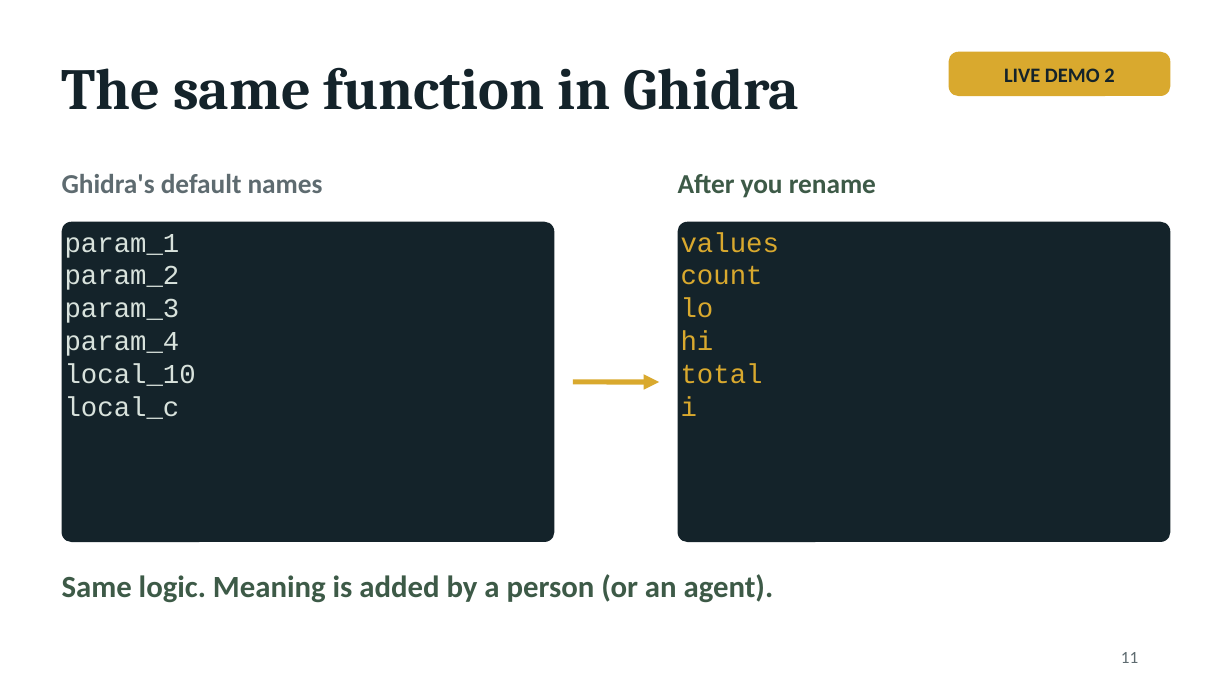
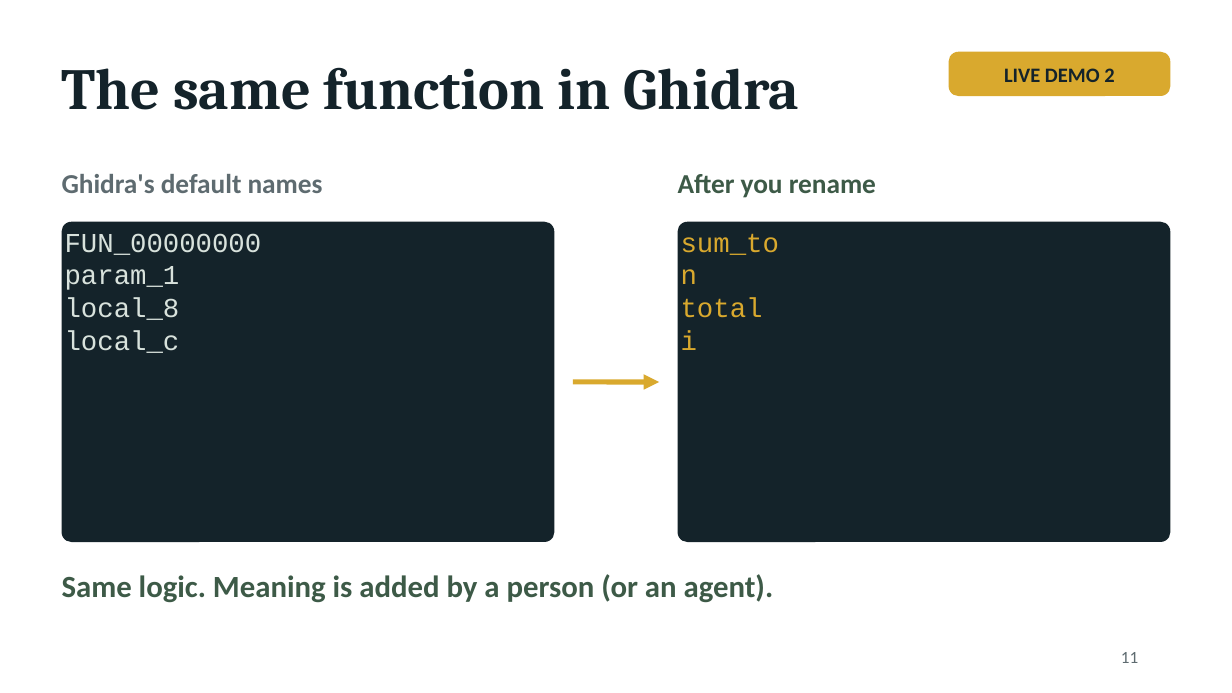
Before and after one commit to kelmer44/tesoro-stuff, a slide deck: slide 11 of prez/tesoro_talk.pptx. Drawn at 1232x693 pixels with LibreOffice and Linux fonts; fonts in the diff are those of the drawing. Boxes give left, top, right and bottom in pixels: in the first picture for what was removed or moved away, otherwise in the second. Text is boxed around its words. In the diff, an @@ line names an element or a change of style, - is before the commit and + after.

```diff
--- a/prez/tesoro_talk.pptx
+++ b/prez/tesoro_talk.pptx
@@ text in rounded rectangle at [65,233,262,255]: paragraph added @@
+FUN_00000000
@@ text in rounded rectangle at [681,233,779,284]: text changed @@
-values
-count
-lo
-hi
+sum_to
+n
@@ text in rounded rectangle at [65,298,180,320]: text changed @@
-param_2
-param_3
-param_4
-local_10
+local_8
```
Also in this commit, not shown: 6 other slides changed, 29 other files.
